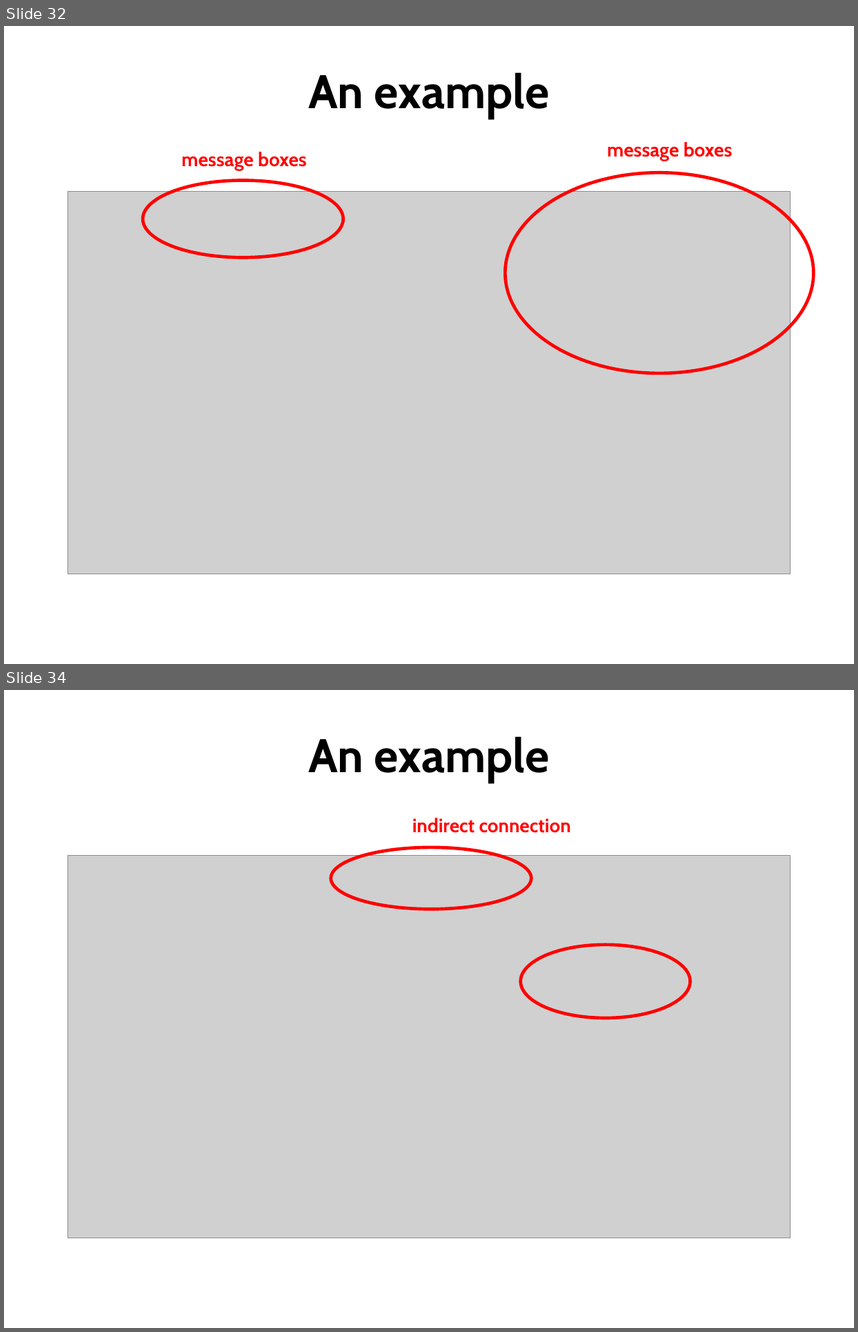
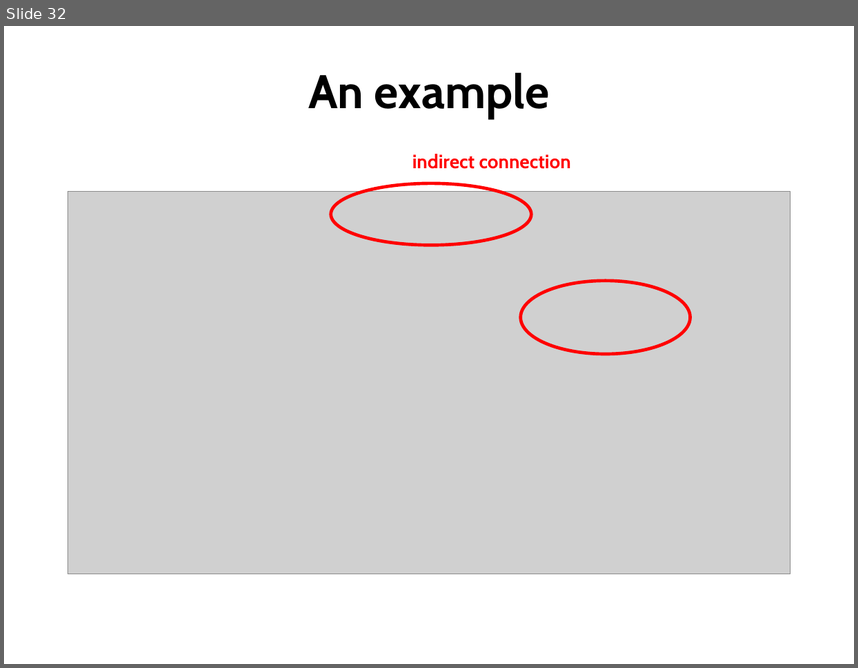
Before and after one commit to hishamhm/thesis, a slide deck: presentation/presentation.odp. Shown one above the other, each under a label of ours: slides 32 and 34 before the commit, slide 32 after it; the slides between them are not shown. The pictures are 858x1332 and 858x668 pixels, drawn with LibreOffice and Linux fonts; fonts in the diff are those of the drawing; grey boxes stand for pictures. Boxes give left, top, right and bottom in pixels: in the first picture for what was removed or moved away, otherwise in the second. Text is boxed around its words. In the diff, an @@ line names an element or a change of style, - is before the commit and + after.

```diff
--- a/presentation/presentation.odp
+++ b/presentation/presentation.odp
@@ slide 32 removed at [4,26,854,664], background #FFFFFF @@
@@ title removed at [308,72,549,118] @@
-An example
@@ text removed at [607,142,733,161] @@
-message boxes
@@ text removed at [181,152,307,170] @@
-message boxes
@@ picture removed at [68,191,791,574] @@
@@ ellipse removed at [143,181,343,257] @@
@@ ellipse removed at [506,172,814,373] @@
@@ what was slide 34 is now slide 32 @@
```
Also in this commit, not shown: 2 slides changed, 6 slides added, 6 other slides removed, 1 other file.
